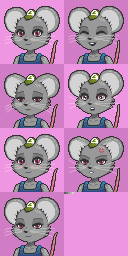
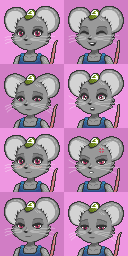
Before/after of a 128 × 256 layered artwork. What changed in the layer stack:
painted on "whiskers" over bbox(68, 231, 118, 242)
painted on "hat" over bbox(88, 202, 100, 214)
painted on "spring" over bbox(82, 245, 106, 256)
painted on "base" over bbox(17, 30, 124, 256)
painted on "tail" over bbox(113, 232, 122, 256)
